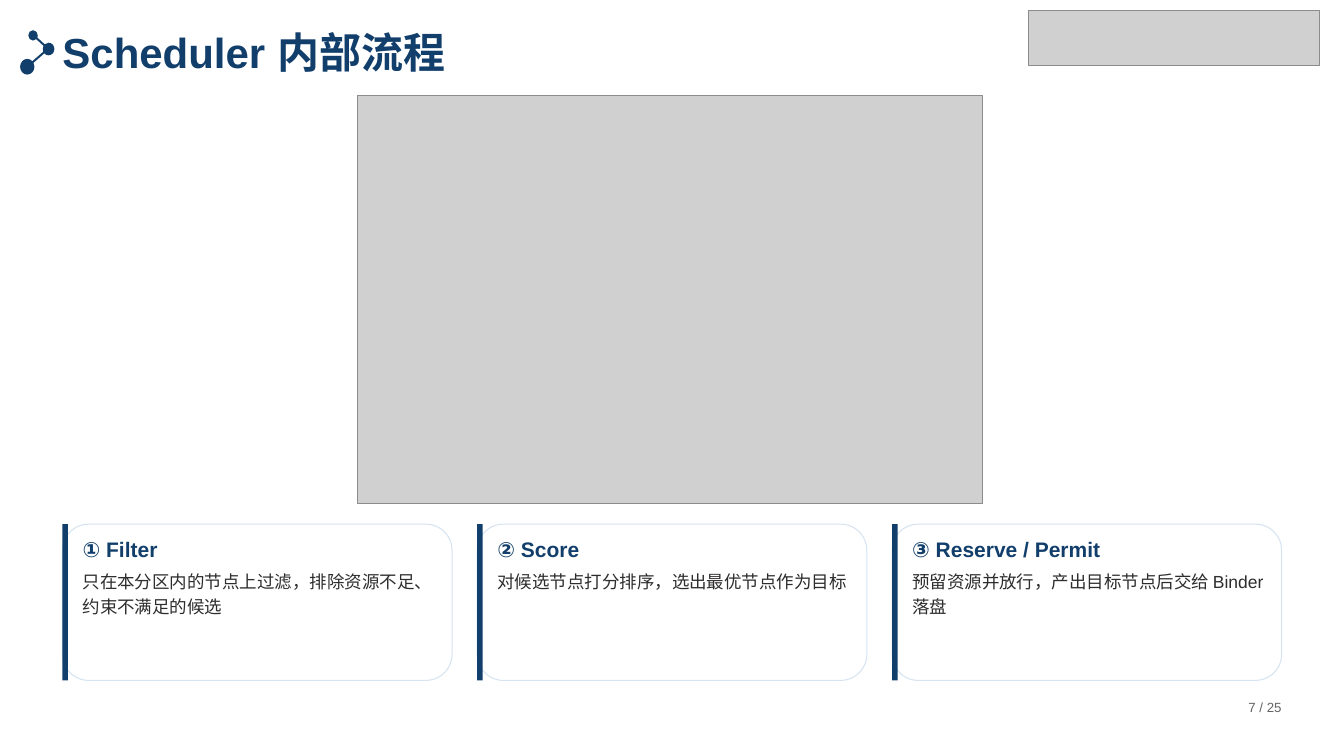
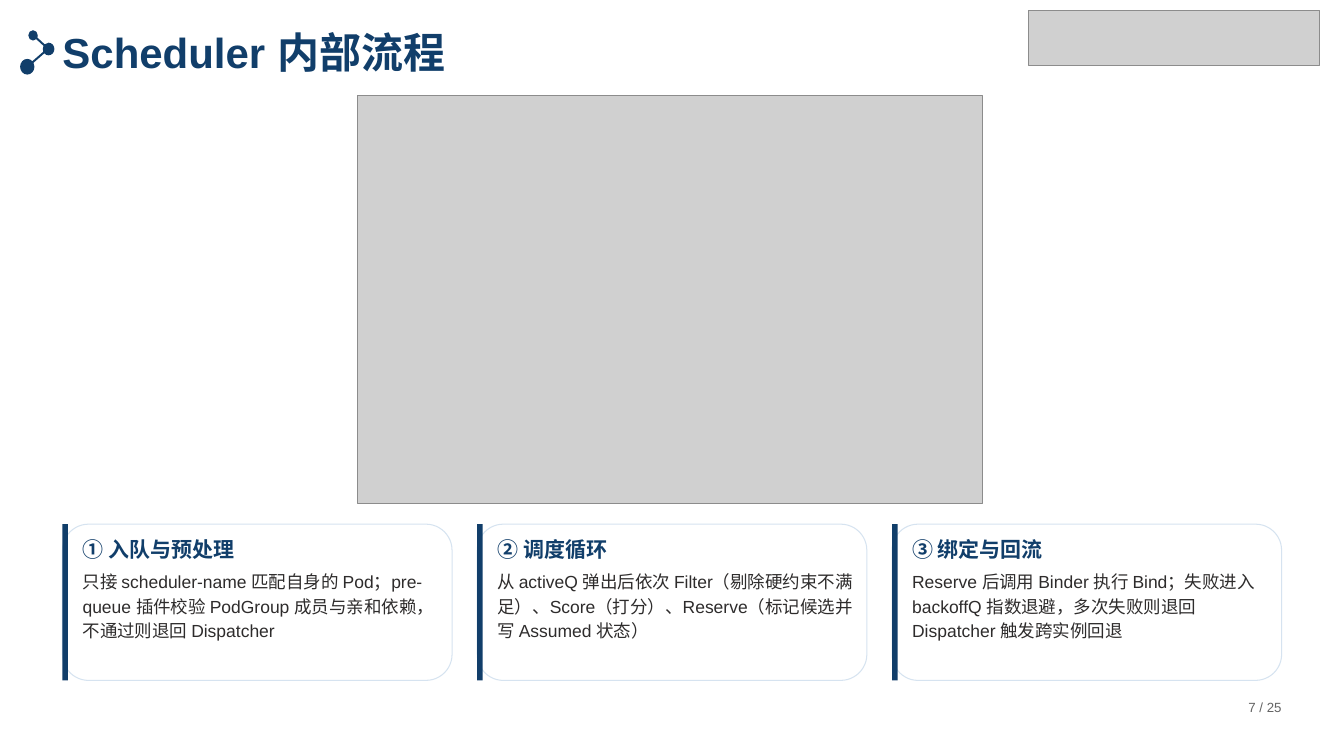
Before and after one commit to tengfei86/godel-scheduler, a slide deck: slide 7 of docs/thesis/defense/答辩PPT-北航模板版.pptx. Drawn at 1344x756 pixels with LibreOffice and Linux fonts; fonts in the diff are those of the drawing; grey boxes stand for pictures. Boxes give left, top, right and bottom in pixels: in the first picture for what was removed or moved away, otherwise in the second. Text is boxed around its words. In the diff, an @@ line names an element or a change of style, - is before the commit and + after.

Commit message:
fix(thesis): 修正 Dispatcher / Scheduler 流程页的步骤归属与描述
作者指出「归属校验」不是 Dispatcher 的职责——它实际由 Binder 的
NodeValidator（Layer 0）在 Bind 前执行。按论文 §3.3 / §3.4 重写：

Dispatcher（P6）：
① 排序入队：nodeName 为空且无 scheduler-name 注解的新 Pod，按 FIFO 进入有序队列
② 分发决策：PodGroup 成员复用该组已分配实例，否则按 MaxIdle 加权轮询挑最空闲实例
③ 写入并跟踪：PatchPod 写 scheduler-name；失败进不可调度队列等待重分

Scheduler（P7，原文无 Permit 环节，一并更正）：
① 入队与预处理：只接 scheduler-name 匹配自身的 Pod，pre-queue 校验 PodGroup/亲和依赖
② 调度循环：activeQ → Filter → Score → Reserve（写 Assumed 状态）
③ 绑定与回流：调 Binder 执行 Bind；失败进 backoffQ 指数退避，多次失败退回 Dispatcher

P5 的 Scheduler 卡片同步去掉 Permit。讲稿按真实流程改写（字数不变，18.8 分钟）。

```diff
--- a/docs/thesis/defense/答辩PPT-北航模板版.pptx
+++ b/docs/thesis/defense/答辩PPT-北航模板版.pptx
@@ text at (83, 539, 434, 641): text changed @@
-① Filter
-只在本分区内的节点上过滤，排除资源不足、约束不满足的候选
+① 入队与预处理
+只接 scheduler-name 匹配自身的 Pod；pre-queue 插件校验 PodGroup 成员与亲和依赖，不通过则退回 Dispatcher
@@ text at (497, 539, 853, 639): text changed @@
-② Score
-对候选节点打分排序，选出最优节点作为目标
+② 调度循环
+从 activeQ 弹出后依次 Filter（剔除硬约束不满足）、Score（打分）、Reserve（标记候选并写 Assumed 状态）
@@ text at (912, 539, 1255, 641): text changed @@
-③ Reserve / Permit
-预留资源并放行，产出目标节点后交给 Binder 落盘
+③ 绑定与回流
+Reserve 后调用 Binder 执行 Bind；失败进入 backoffQ 指数退避，多次失败则退回 Dispatcher 触发跨实例回退
```
Also in this commit, not shown: 1 other slide changed, 2 other files.
